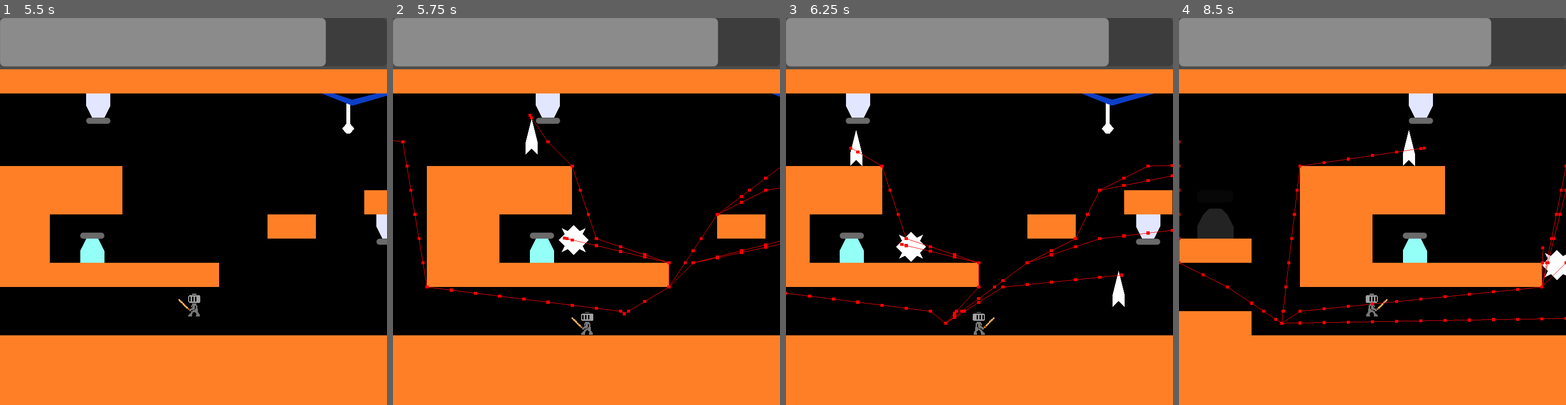
Above: before the commit, frames 1-4 (left to right).
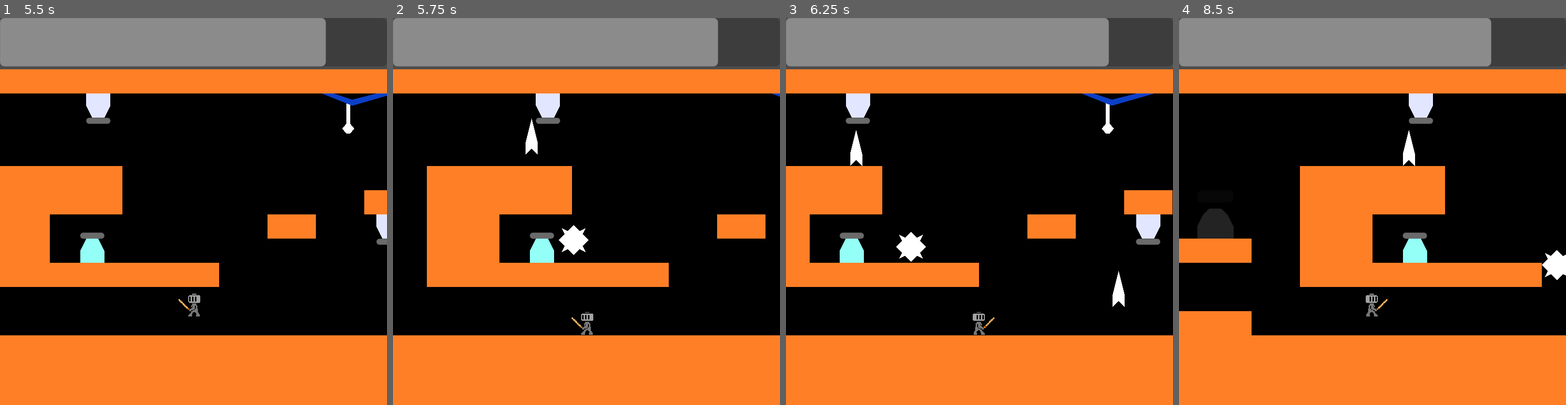
Above: after the commit, the same moments.

Repository: Piqulsky/CoalInMyHeart
Game: Godot game, scene res://Scenes/start_scene.tscn
Same seed, same stepped clock (60 frames per second), same inputs: the game is played once before the commit and once after it.
Inputs (mouse positions are in pixels of both pictures, inside the frame that each line leads up to):
- Up to frame 1 (5.5 s): click (193, 285) at 0.5 s; tap Enter at 1.25 s; move the mouse to (278, 192) at 1.27 s; hold D (move_right) 1.28-2.78 s; click (278, 192) at 1.35 s; tap Space (jump) at 1.52, 2.27, 3.77, 4.52, 5.27 s; move the mouse to (116, 230) at 2.02 s; right-click (116, 230) at 2.1 s; move the mouse to (232, 126) at 2.77 s; hold A (move_left) 2.78-3.53 s; click (232, 126) at 2.85 s; move the mouse to (174, 288) at 3.52 s; hold D (move_right) 3.53-5.03 s; right-click (174, 288) at 3.6 s; move the mouse to (309, 269) at 4.27 s; click (309, 269) at 4.35 s; move the mouse to (77, 153) at 5.02 s; hold A (move_left) from 5.03 s (still down); right-click (77, 153) at 5.1 s
- Up to frame 2 (5.75 s): keep holding A (move_left)
- Up to frame 3 (6.25 s): move the mouse to (998, 211) at 5.77 s; release A (move_left) at 5.78 s; hold D (move_right) from 5.78 s (still down); click (998, 211) at 5.85 s
- Up to frame 4 (8.5 s): move the mouse to (1314, 114) at 6.52 s; release D (move_right) at 6.53 s; hold A (move_left) 6.53-8.03 s; right-click (1314, 114) at 6.6 s; tap Space (jump) at 6.77, 7.52, 8.27 s; move the mouse to (1457, 192) at 7.27 s; click (1457, 192) at 7.35 s; move the mouse to (1295, 230) at 8.02 s; hold D (move_right) from 8.03 s (still down); right-click (1295, 230) at 8.1 s

Frame 1 is identical in both runs. In frame 2, 0.6% of the frame differs, in the area x 0-100%, y 24-77%; in frame 3, 0.6%; in frame 4, 0.7%, in the area x 0-100%, y 31-80%.

Commit message:
First build

Diff:
--- a/Scenes/icicle_man.tscn
+++ b/Scenes/icicle_man.tscn
@@ -15,7 +15,6 @@
 shape = SubResource("RectangleShape2D_6o614")
 
 [node name="NavigationAgent2D" type="NavigationAgent2D" parent="."]
-debug_enabled = true
 
 [node name="Timer" type="Timer" parent="."]
 wait_time = 0.5
--- a/Scenes/snowflake_man.tscn
+++ b/Scenes/snowflake_man.tscn
@@ -18,7 +18,6 @@
 shape = SubResource("CircleShape2D_m4n3w")
 
 [node name="NavigationAgent2D" type="NavigationAgent2D" parent="."]
-debug_enabled = true
 
 [node name="Timer" type="Timer" parent="."]
 wait_time = 0.5
Not shown, added: export_presets.cfg
Not shown, added: Builds/Coal In My Heart.console.exe
Not shown, added: Builds/Coal In My Heart.exe
Not shown, added: Builds/Coal In My Heart.pck
